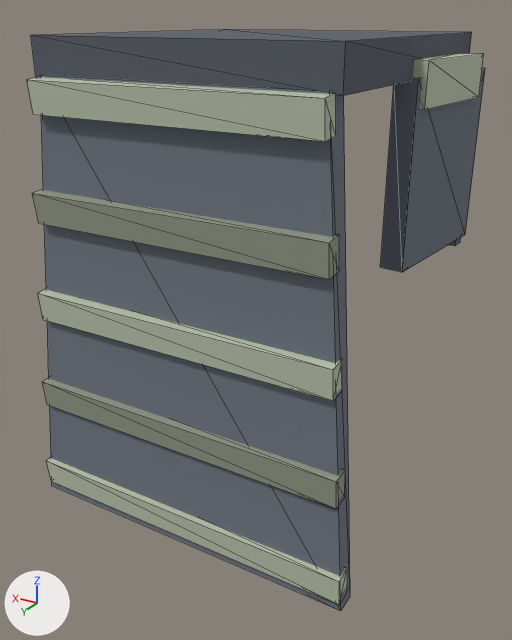
What one commit did to the glTF model src/main/resources/watch/models/cosmetics/walker/heron_cloak.glb.
Camera for both pictures: a 50 mm camera at (-0.636, 1.209, 1.285) aimed at (-0.005, 0.158, 0.76). The axes (+X, +Y, +Z) are drawn at lower left. The lights are the same throughout. The first picture is the older version. Mesh edges are drawn as thin lines. Vertices at exactly the same position are counted once.

The first picture shows 'heron_cloak_spine'.
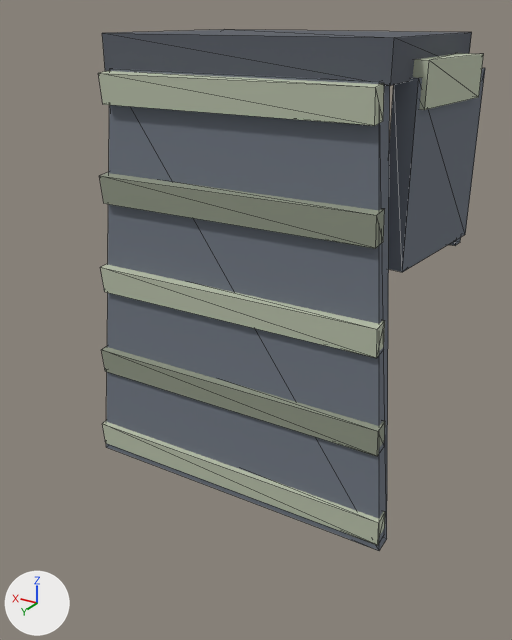
Changed parts and their boxes (x1, y1, x2, y2) in the pictures (512 x 640 px; the box of a moved part takes in the faces that stretch with it):
'heron_cloak_spine', reshaped (15% narrower, 10% shorter): before (27, 29, 485, 611); after (98, 29, 485, 551)
part 1 of me_heron_cloak_spine, moved or reshaped: before (40, 75, 350, 611); after (106, 69, 390, 551)
part 2 of me_heron_cloak_spine, moved or reshaped: before (27, 77, 336, 142); after (98, 70, 384, 126)
part 3 of me_heron_cloak_spine, moved or reshaped: before (38, 289, 342, 401); after (100, 264, 385, 358)
part 4 of me_heron_cloak_spine, moved or reshaped: before (46, 457, 347, 605); after (102, 421, 385, 545)
part 5 of me_heron_cloak_spine, moved or reshaped: before (32, 189, 339, 280); after (100, 172, 385, 248)
part 6 of me_heron_cloak_spine, moved or reshaped: before (42, 377, 345, 509); after (101, 346, 385, 456)
part 7 of me_heron_cloak_spine, moved or reshaped: before (31, 29, 472, 96); after (102, 29, 472, 86)

The change, as a list of edits to the scene's bpy script:
```text
Change me_heron_cloak_spine:
    used by ob_heron_cloak_spine; location = (0.0, 0.0, 0.0)
    before: 42 (0.263, 0.381, 1.195) at pixel (35, 77), 43 (-0.263, 0.381, 1.195) at pixel (343, 95), 46 (0.263, 0.381, 1.257) at pixel (30, 35), 47 (-0.263, 0.381, 1.257) at pixel (345, 41)
    remove me_heron_cloak_spine.from_pydata(...)  # 112 vertices, 166 faces; spans x -0.315..0.315, y -0.181..0.422, z 0.425..1.257
    add me_heron_cloak_spine.from_pydata(...)  # 112 vertices, 166 faces; spans x -0.315..0.315, y -0.181..0.263, z 0.425..1.257
    me_heron_cloak_spine part 1: the loose piece of 8 vertices spanning x -0.315..0.315, y 0.346..0.414, z 0.425..1.2 is moved by (0.0, -0.159, 0.0)
    me_heron_cloak_spine part 2: the loose piece of 8 vertices spanning x -0.252..0.252, y 0.374..0.41, z 1.143..1.197 is moved by (0.0, -0.159, 0.0)
    me_heron_cloak_spine part 3: the loose piece of 8 vertices spanning x -0.282..0.282, y 0.38..0.416, z 0.79..0.845 is moved by (0.0, -0.159, 0.0)
    me_heron_cloak_spine part 4: the loose piece of 8 vertices spanning x -0.312..0.312, y 0.386..0.422, z 0.438..0.492 is moved by (0.0, -0.159, 0.0)
    me_heron_cloak_spine part 5: the loose piece of 8 vertices spanning x -0.267..0.267, y 0.377..0.413, z 0.966..1.021 is moved by (0.0, -0.159, 0.0)
    me_heron_cloak_spine part 6: the loose piece of 8 vertices spanning x -0.297..0.297, y 0.383..0.419, z 0.614..0.669 is moved by (0.0, -0.159, 0.0)
    me_heron_cloak_spine part 7
    add for i in [42, 43, 46, 47]: me_heron_cloak_spine.vertices[i].co += Vector((0.0, -0.159, 0.0))
    other edits to the shape of me_heron_cloak_spine do not show in these pictures
```
